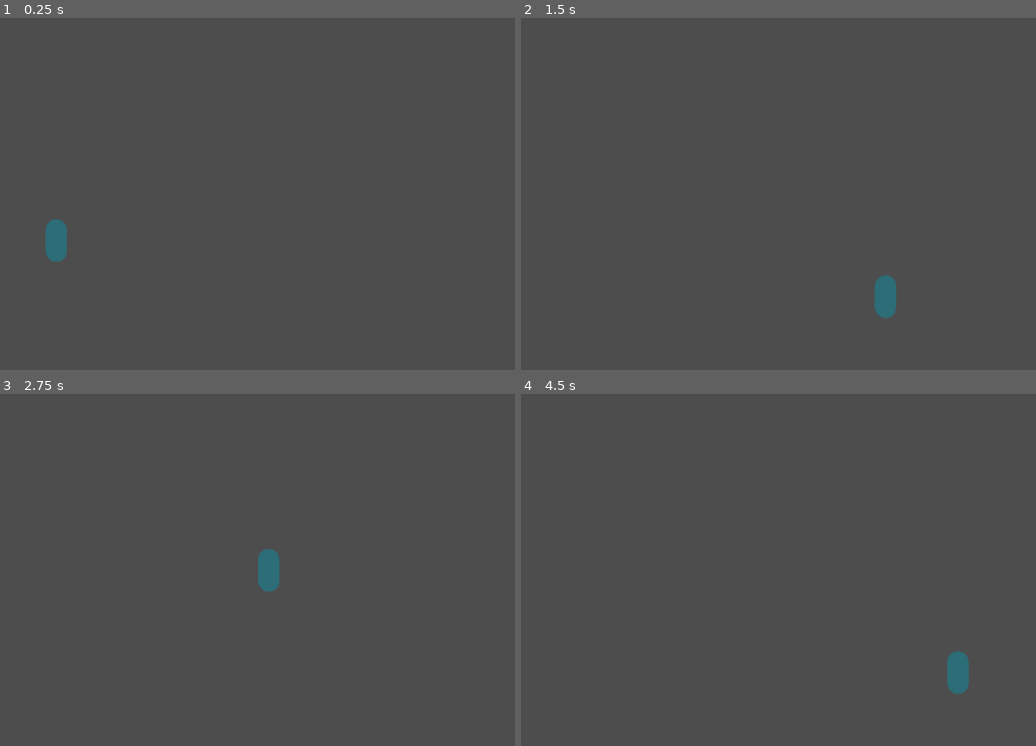
Above: before the commit, frames 1-4 (two rows, left to right).
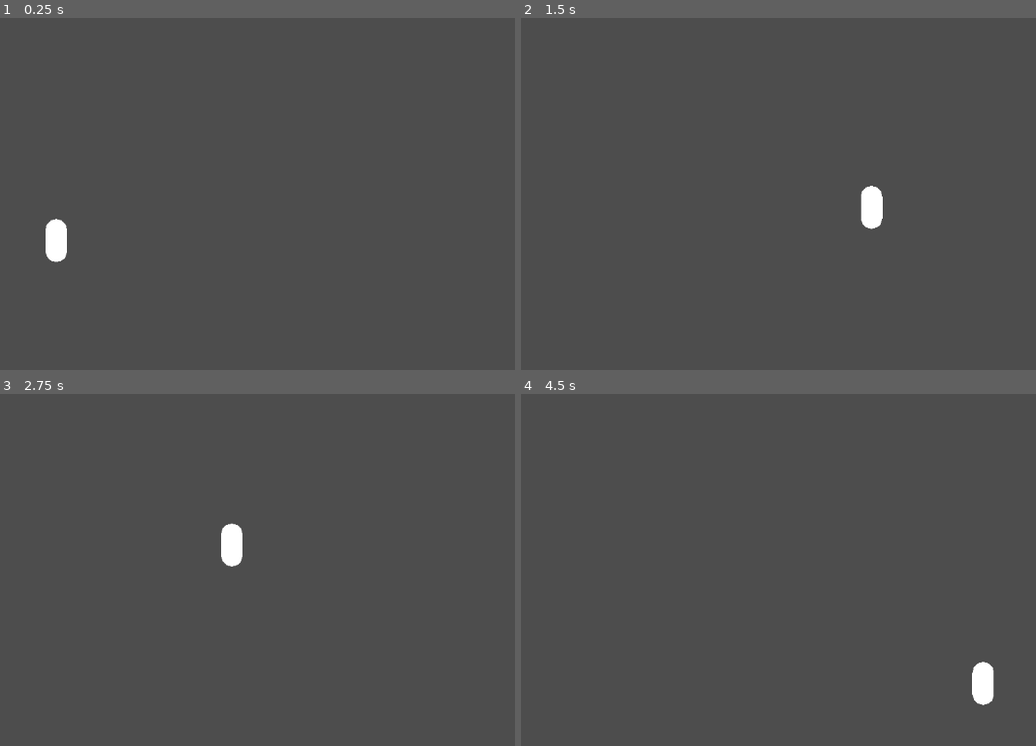
Above: after the commit, the same moments.

Repository: GitLlamma/SteampunkVania
Game: Godot game, scene res://scenes/main/main.tscn
The game is run twice, just before and just after one commit, with the same random seed, the same clock (stepped at 60 frames per second) and the same inputs.
Inputs:
- Up to frame 1 (0.25 s): no input
- Up to frame 2 (1.5 s): hold Space (jump) 0.53-1.28 s; hold D (right) from 0.53 s (still down); tap Space (jump) at 1.35 s
- Up to frame 3 (2.75 s): tap Space (jump) at 1.52, 1.82 s; release D (right) at 2.03 s; hold A (left) from 2.03 s (still down); hold Space (jump) from 2.03 s (still down)
- Up to frame 4 (4.5 s): release A (left) at 2.78 s; release Space (jump) at 2.78 s; hold D (right) 2.78-4.28 s; tap Space (jump) at 2.85, 3.02, 3.32, 4.35 s; hold Space (jump) 3.53-4.28 s; hold A (left) from 4.28 s (still down)

The runs differ from the first frame. In frame 1, 0.5% of the frame differs, in the area x 8-13%, y 57-70%; in frame 2, 0.9%, in the area x 65-73%, y 47-86%; in frame 3, 0.9%; in frame 4, 0.9%.

Commit message:
Add files via upload

Diff:
--- a/steampunkvania/scenes/main/main.tscn
+++ b/steampunkvania/scenes/main/main.tscn
@@ -10,6 +10,9 @@
 
 [sub_resource type="RectangleShape2D" id="RectangleShape2D_r1sxt"]
 size = Vector2(177, 771)
+
+[sub_resource type="RectangleShape2D" id="RectangleShape2D_lnqoh"]
+size = Vector2(512, 13)
 
 [node name="main" type="Node2D"]
 
@@ -34,3 +37,11 @@
 [node name="CollisionShape2D" type="CollisionShape2D" parent="wall_right"]
 position = Vector2(1240.5, 385.5)
 shape = SubResource("RectangleShape2D_r1sxt")
+
+[node name="StaticBody2D" type="StaticBody2D" parent="."]
+position = Vector2(222, 492)
+
+[node name="CollisionShape2D" type="CollisionShape2D" parent="StaticBody2D"]
+position = Vector2(248, 65)
+shape = SubResource("RectangleShape2D_lnqoh")
+one_way_collision = true
--- a/steampunkvania/scenes/player/player.gd
+++ b/steampunkvania/scenes/player/player.gd
@@ -2,8 +2,8 @@
 
 
 const max_speed = 500.0
-const JUMP_VELOCITY = -700.0
-var acceleration = 5 # in frames from 0 to target
+const JUMP_VELOCITY = -400.0
+var acceleration = 10 # in frames from 0 to target
 var deceleration = 10 # also in frames but constant, that is from max speed to 0
 
 var can_jump = false
@@ -14,6 +14,8 @@
 var gravity_modifier = 2 #this is for variable jump height
 var terminal_vel = 1000
 var terminal_vel_modifier = 1.0 #this is for wall slides
+var frames_since_off_floor = 0
+var frames_since_last_jumped = 0
 
 
 # Get the gravity from the project settings to be synced with RigidBody nodes.
@@ -21,10 +23,20 @@
 
 func update_player_state():
 	if is_on_floor():
+		frames_since_off_floor = 0
 		can_jump = true #update with coyote time
 		can_double_jump = true
 	else:
+		frames_since_off_floor += 1
+		frames_since_last_jumped += 1
+
+	if frames_since_off_floor <= 6:
+		can_jump = true
+	else:
 		can_jump = false
+
+	if frames_since_last_jumped <= 6 && Input.is_action_pressed("jump"):
+		velocity.y += JUMP_VELOCITY/5
 
 	on_l_wall = $wall_check_left.is_colliding()
 	on_r_wall = $wall_check_right.is_colliding()
@@ -36,11 +48,6 @@
 	else:
 		terminal_vel_modifier = 1
 		can_wall_jump = false
-
-
-
-
-
 
 func _physics_process(delta):
 	update_player_state()
@@ -54,23 +61,28 @@
 	if Input.is_action_just_pressed("jump"): #add jump buffer here
 		if can_jump:
 			velocity.y = JUMP_VELOCITY
+			frames_since_last_jumped = 0
 		elif can_wall_jump:
+			frames_since_last_jumped = 0
 			if on_r_wall && on_l_wall:
 				velocity.y = JUMP_VELOCITY
 			elif on_l_wall:
 				velocity.y = JUMP_VELOCITY
-				velocity.x = max_speed
+				velocity.x = max_speed * 2.2
 			elif on_r_wall:
 				velocity.y = JUMP_VELOCITY
-				velocity.x = -max_speed
+				velocity.x = -max_speed * 2.2
 		elif can_double_jump:
 			velocity.y = JUMP_VELOCITY
+			frames_since_last_jumped = 0
 			can_double_jump = false
+	if Input.is_action_just_pressed("down"):
+		position.y += 1
 
 
 	var target_vel = Input.get_axis("left", "right") * max_speed
 	if target_vel && (abs(velocity.x) < abs(target_vel)):
-		if abs(velocity.x) + (max_speed/acceleration) > target_vel:
+		if abs(velocity.x) + (max_speed/acceleration) > abs(target_vel):
 			velocity.x = target_vel
 		else:
 			velocity.x += (max_speed/acceleration) * Input.get_axis("left", "right")
@@ -79,8 +91,8 @@
 			velocity.x -= ((max_speed/deceleration) * ((abs(velocity.x)/velocity.x)))
 		else:
 			velocity.x = 0
+	print(velocity)
+	print(gravity_modifier)
+
+func _process(delta):
 	move_and_slide()
-
-	print(can_wall_jump)
-	print(velocity)
-	print(gravity)
--- a/steampunkvania/scenes/player/player.tscn
+++ b/steampunkvania/scenes/player/player.tscn
@@ -10,18 +10,16 @@
 script = ExtResource("1_ec83m")
 
 [node name="CollisionShape2D" type="CollisionShape2D" parent="."]
-visible = false
 shape = SubResource("CapsuleShape2D_bo3f5")
 debug_color = Color(0, 0.6, 0.701961, 0.419608)
 
 [node name="debug draw" type="Polygon2D" parent="."]
-color = Color(0, 0.6, 0.701961, 0.419608)
 polygon = PackedVector2Array(-16, 0, -16, -16, -14, -24, -8, -30, 0, -32, 8, -30, 14, -24, 16, -16, 16, 0, 16, 17, 13, 26, 8, 30, 0, 32, -8, 30, -13, 25, -16, 17)
 
 [node name="wall_check_left" type="RayCast2D" parent="."]
-target_position = Vector2(-19, 0)
+target_position = Vector2(-21, 0)
 collide_with_areas = true
 
 [node name="wall_check_right" type="RayCast2D" parent="."]
-target_position = Vector2(19, 0)
+target_position = Vector2(21, 0)
 collide_with_areas = true
Not shown: 1 places in steampunkvania/scenes/main/main.tscn that only renumber resources
